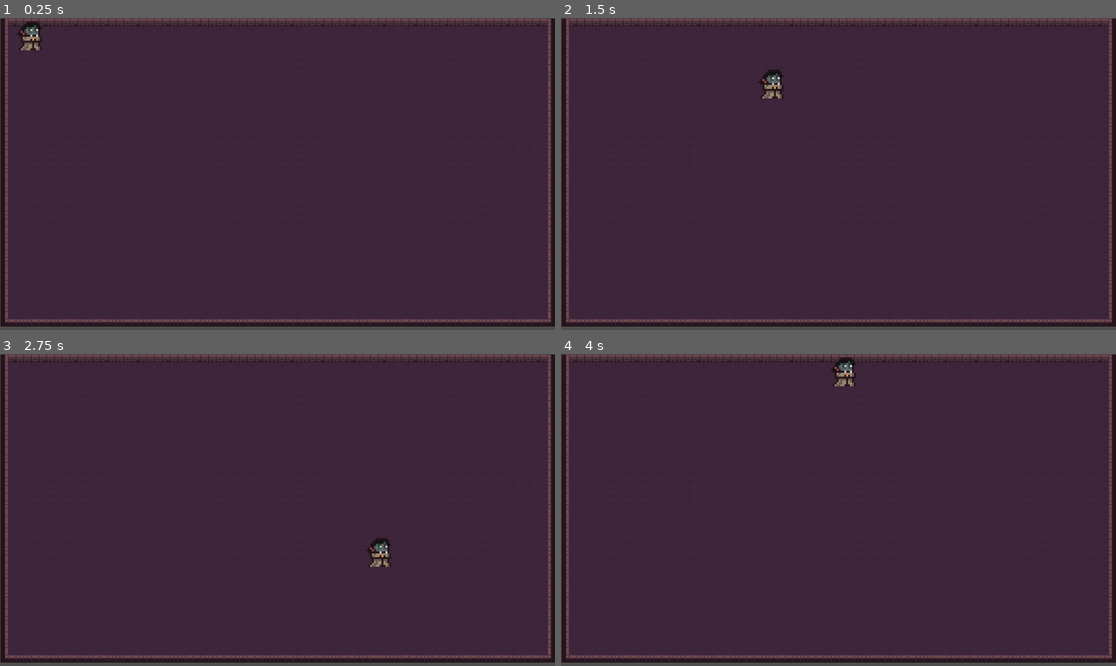
Above: before the commit, frames 1-4 (two rows, left to right).
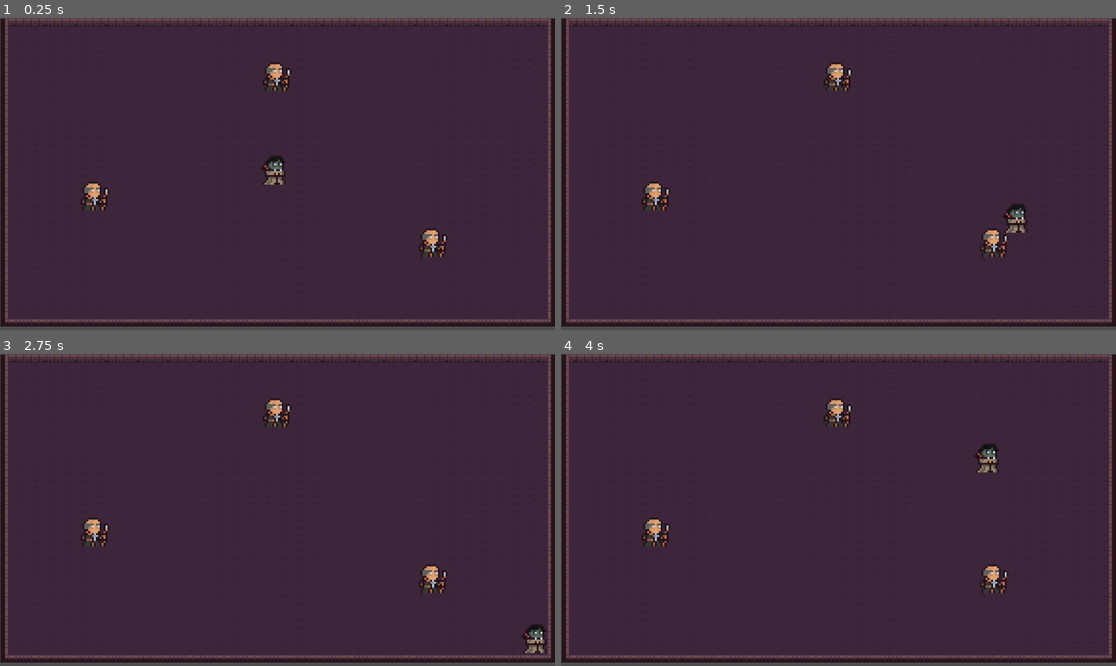
Above: after the commit, the same moments.

Repository: Unnamed-Roguelike-Game/Game
Game: Godot game, scene res://Game.tscn
Two runs of this game, one before a commit and one after it. Both use one fixed random seed, a clock stepped at 60 frames per second and the inputs below.
Inputs:
- Up to frame 1 (0.25 s): no input
- Up to frame 2 (1.5 s): tap Enter at 0.5 s; hold D (right) 0.53-1.28 s; hold S (down) from 1.28 s (still down)
- Up to frame 3 (2.75 s): release S (down) at 2.03 s; hold D (right) from 2.03 s (still down)
- Up to frame 4 (4 s): release D (right) at 2.78 s; hold W (up) 2.78-3.53 s; hold A (left) from 3.53 s (still down)

The runs differ from the first frame. In frame 1, 1.5% of the frame differs, in the area x 3-81%, y 1-77%; in frame 2, 1.5%, in the area x 14-84%, y 14-77%; in frame 3, 1.5%; in frame 4, 1.5%.

Commit message:
Create enemy scene, add collision and sprite

Diff:
--- /dev/null
+++ b/Unnamed Roguelike Game/Enemy.gd
@@ -0,0 +1,3 @@
+extends CharacterBody2D
+
+@onready var player_node = $""
--- /dev/null
+++ b/Unnamed Roguelike Game/Enemy.tscn
@@ -0,0 +1,33 @@
+[gd_scene load_steps=6 format=3 uid="uid://bje1j8ngmq02f"]
+
+[ext_resource type="Script" path="res://Enemy.gd" id="1_f6m8k"]
+[ext_resource type="Texture2D" uid="uid://q27rjo51gs7l" path="res://assets/placeholder assets/character and tileset/Dungeon_Character_2.png" id="1_lwstp"]
+
+[sub_resource type="CapsuleShape2D" id="CapsuleShape2D_33c6h"]
+radius = 6.25
+height = 14.0
+
+[sub_resource type="AtlasTexture" id="AtlasTexture_b82xe"]
+atlas = ExtResource("1_lwstp")
+region = Rect2(0, 0, 16, 16)
+
+[sub_resource type="SpriteFrames" id="SpriteFrames_gi8ww"]
+animations = [{
+"frames": [{
+"duration": 1.0,
+"texture": SubResource("AtlasTexture_b82xe")
+}],
+"loop": true,
+"name": &"default",
+"speed": 5.0
+}]
+
+[node name="Enemy" type="CharacterBody2D"]
+scale = Vector2(4, 4)
+script = ExtResource("1_f6m8k")
+
+[node name="CollisionShape2D" type="CollisionShape2D" parent="."]
+shape = SubResource("CapsuleShape2D_33c6h")
+
+[node name="AnimatedSprite2D" type="AnimatedSprite2D" parent="."]
+sprite_frames = SubResource("SpriteFrames_gi8ww")
--- a/Unnamed Roguelike Game/Game.tscn
+++ b/Unnamed Roguelike Game/Game.tscn
@@ -1,14 +1,24 @@
-[gd_scene load_steps=3 format=3 uid="uid://b8po4tfjlujc8"]
+[gd_scene load_steps=4 format=3 uid="uid://b8po4tfjlujc8"]
 
 [ext_resource type="PackedScene" uid="uid://bxrc5aulpi3wk" path="res://Room.tscn" id="1_2tscc"]
 [ext_resource type="PackedScene" uid="uid://b06g5m8ciufci" path="res://Player.tscn" id="2_5qbtk"]
+[ext_resource type="PackedScene" uid="uid://bje1j8ngmq02f" path="res://Enemy.tscn" id="3_j2fa5"]
 
 [node name="Game" type="Node2D"]
 
 [node name="Room" parent="." instance=ExtResource("1_2tscc")]
 
 [node name="Player" parent="." instance=ExtResource("2_5qbtk")]
-position = Vector2(46, 38)
+position = Vector2(552, 317)
+
+[node name="Enemy" parent="." instance=ExtResource("3_j2fa5")]
+position = Vector2(178, 371)
 
 [node name="Camera2D" type="Camera2D" parent="."]
 position = Vector2(559, 323)
+
+[node name="Enemy2" parent="." instance=ExtResource("3_j2fa5")]
+position = Vector2(880, 468)
+
+[node name="Enemy3" parent="." instance=ExtResource("3_j2fa5")]
+position = Vector2(556, 123)
--- a/Unnamed Roguelike Game/Player.tscn
+++ b/Unnamed Roguelike Game/Player.tscn
@@ -27,7 +27,6 @@
 script = ExtResource("1_mnvdn")
 
 [node name="CollisionShape2D" type="CollisionShape2D" parent="."]
-position = Vector2(2, 4)
 shape = SubResource("CapsuleShape2D_lacq0")
 
 [node name="AnimatedSprite2D" type="AnimatedSprite2D" parent="."]
